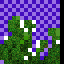
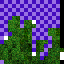
Comparing the layer stacks of the two 64 x 64 images. Changes:
painted on "seagrass 5" over [16, 16, 64, 60]
painted on "seagrass 6" over [16, 16, 64, 60]
painted on "seagrass 7" over [16, 16, 64, 60]
painted on "seagrass 8" over [16, 16, 64, 60]
hid group "13-16" (4 layers) over [16, 16, 64, 60]
hid group "17-18" (2 layers) over [16, 16, 64, 60]
